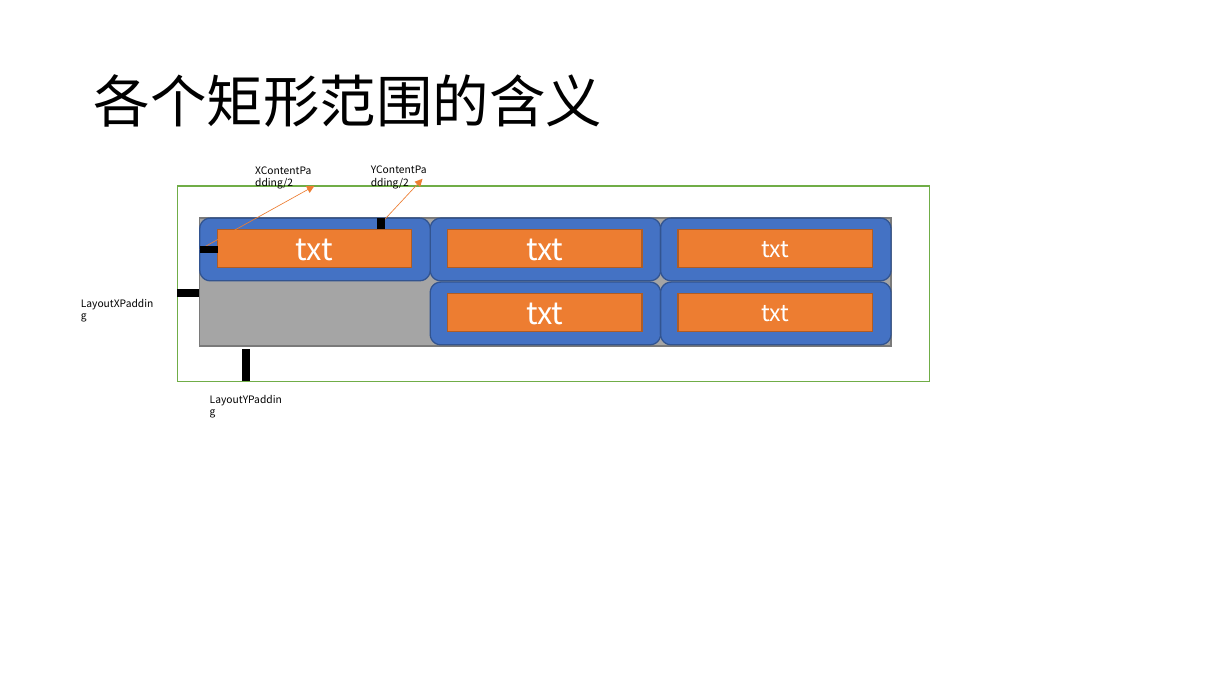
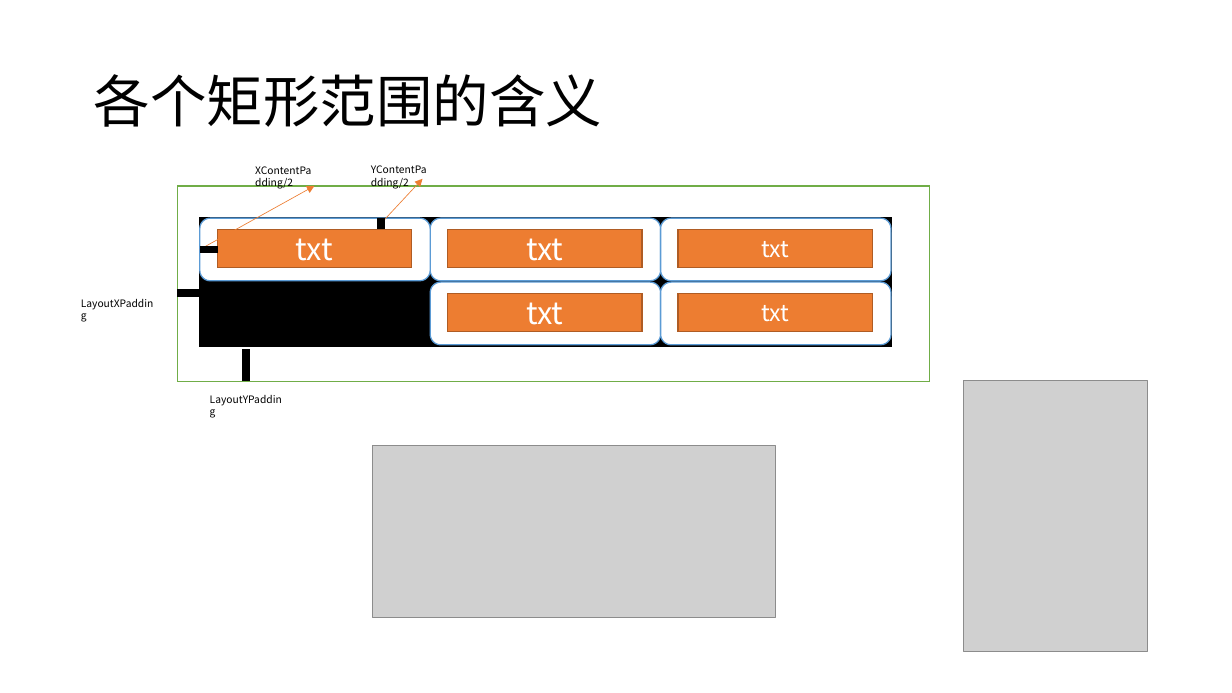
Before and after one commit to kummerwu/TagExplorer, a slide deck: slide 3 of 设计思路.pptx. Drawn at 1232x693 pixels with LibreOffice and Linux fonts; fonts in the diff are those of the drawing; grey boxes stand for pictures. Boxes give left, top, right and bottom in pixels: in the first picture for what was removed or moved away, otherwise in the second. Text is boxed around its words. In the diff, an @@ line names an element or a change of style, - is before the commit and + after.

```diff
--- a/设计思路.pptx
+++ b/设计思路.pptx
@@ rectangle at [200, 218, 891, 347]: fill #A5A5A5 to #000000; outline #7A7A7A 1 pt to #000000 1 pt @@
@@ fill #4472C4 to #FFFFFF; outline #325491 1 pt to #5B9BD5 1 pt in 5 elements at [431, 218, 661, 281], [200, 218, 430, 281], [661, 218, 891, 281], [431, 282, 661, 345], [661, 282, 891, 345] @@
@@ picture added at [964, 381, 1148, 652] @@
@@ picture added at [373, 446, 775, 617] @@
```
Also in this commit, not shown: 6 other files.
